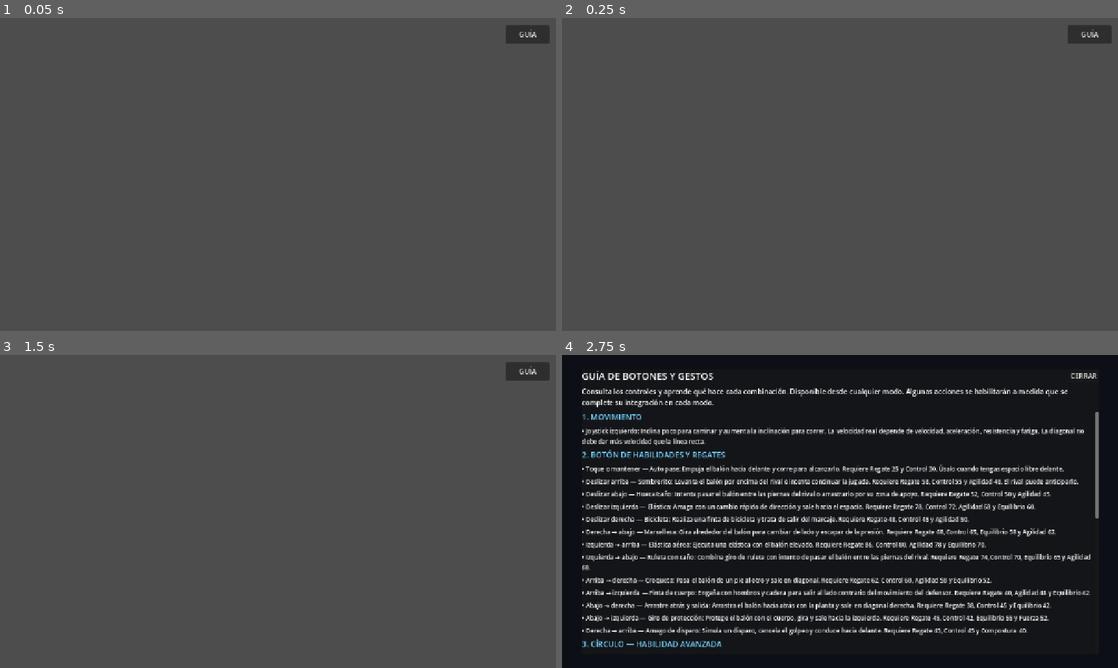
Above: before the commit, frames 1-4 (two rows, left to right).
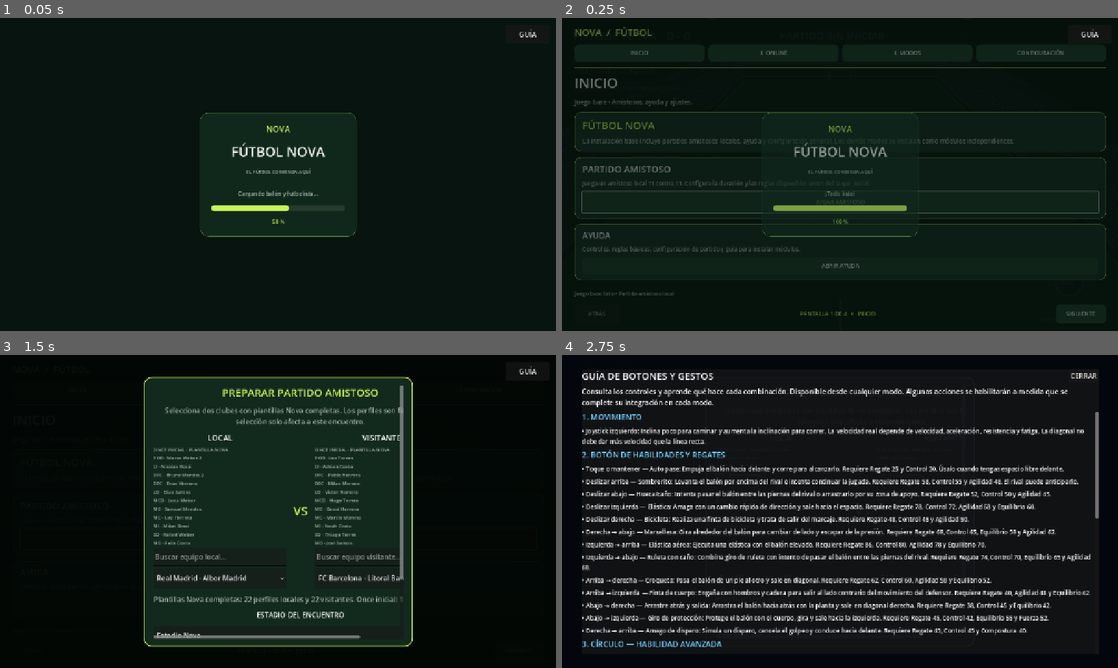
Above: after the commit, the same moments.

Repository: Cumba35/Futbol-Nova
Game: Godot game, scene res://scenes/main.tscn
Two runs of this game, one before a commit and one after it. Both use one fixed random seed, a clock stepped at 60 frames per second and the inputs below.
Inputs (mouse positions are in pixels of both pictures, inside the frame that each line leads up to):
- Up to frame 1 (0.05 s): no input
- Up to frame 2 (0.25 s): no input
- Up to frame 3 (1.5 s): click (278, 539) at 0.5 s, where only the run after the commit has a clickable "JUGAR AMISTOSO"; click (278, 539) at 1.25 s, where only the run after the commit has a clickable "JUGAR AMISTOSO"
- Up to frame 4 (2.75 s): click "GUÍA" at 2 s

The runs differ from the first frame. In frame 1, 100% of the frame differs, in the area x 0-100%, y 0-100%; in frame 2, 99%; in frame 3, 98%; in frame 4, less than 0.1%.
Error before the commit: Parse Error: Cannot infer the type of "face_x" variable because the value doesn't have a set type. (res://scripts/main.gd:206)
Error after the commit: Invalid assignment of property or key 'text_alignment' with value of type 'int' on a base object of type 'Button'. (res://scripts/ui/pre_match_setup.gd:369)

Commit message:
fix(futbol-nova): add explicit Godot 4.4 types to stadium and HUD

Diff:
--- a/scripts/main.gd
+++ b/scripts/main.gd
@@ -203,8 +203,8 @@
 			_add_stadium_block(stadium, "EndStand_%d_%d" % [tier, int(side)], Vector3(FIELD_WIDTH + 18.0, tier_height, tier_width), Vector3(0.0, y, side * (FIELD_LENGTH * 0.5 + offset)), stand_materials[tier])
 			for row in range(3):
 				var row_y := y - tier_height * 0.5 + 0.45 + row * 0.55
-				var face_x := side * (FIELD_WIDTH * 0.5 + offset - tier_width * 0.5 - 0.06)
-				var face_z := side * (FIELD_LENGTH * 0.5 + offset - tier_width * 0.5 - 0.06)
+				var face_x: float = side * (FIELD_WIDTH * 0.5 + offset - tier_width * 0.5 - 0.06)
+				var face_z: float = side * (FIELD_LENGTH * 0.5 + offset - tier_width * 0.5 - 0.06)
 				var seat_material: Material = seat_materials[(tier + row) % seat_materials.size()]
 				_add_stadium_block(stadium, "LongStandSeats_%d_%d_%d" % [tier, int(side), row], Vector3(0.16, 0.18, FIELD_LENGTH + 17.0), Vector3(face_x, row_y, 0.0), seat_material)
 				_add_stadium_block(stadium, "EndStandSeats_%d_%d_%d" % [tier, int(side), row], Vector3(FIELD_WIDTH + 17.0, 0.18, 0.16), Vector3(0.0, row_y, face_z), seat_material)
@@ -580,7 +580,7 @@
 func _on_goal_body_entered(body: Node3D, _scoring_side: String) -> void:
 	if body != ball:
 		return
-	var active_match := match_11v11_controller != null and match_11v11_controller.is_match_active()
+	var active_match: bool = match_11v11_controller != null and match_11v11_controller.is_match_active()
 	var active_training := not current_training_mode_id.is_empty()
 	if not active_match and not active_training:
 		return
